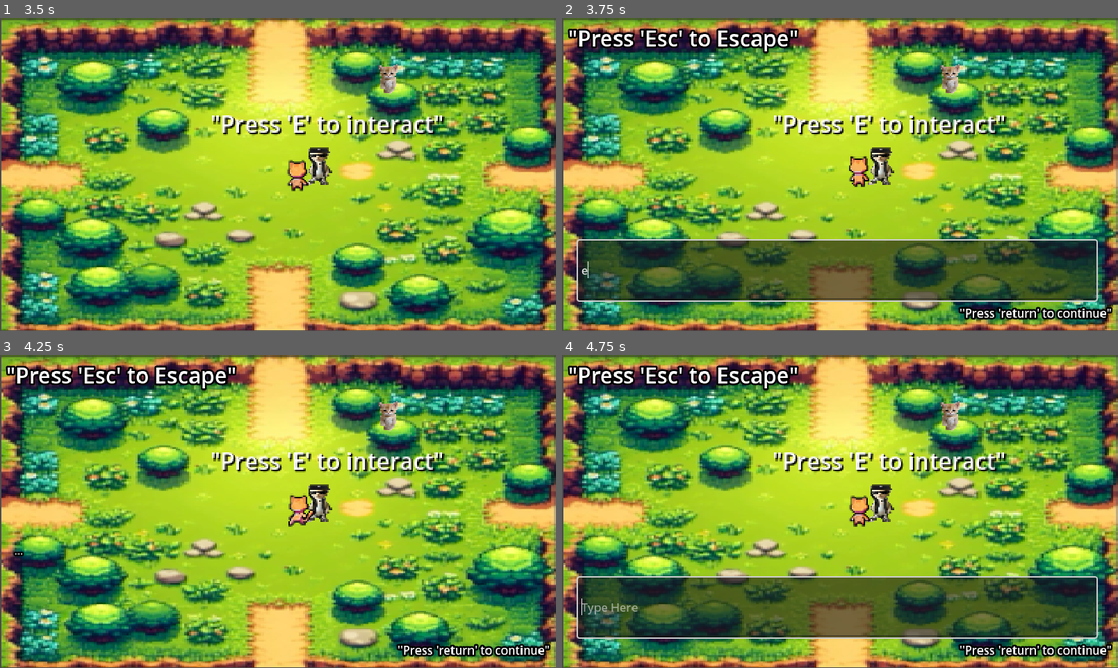
Above: before the commit, frames 1-4 (two rows, left to right).
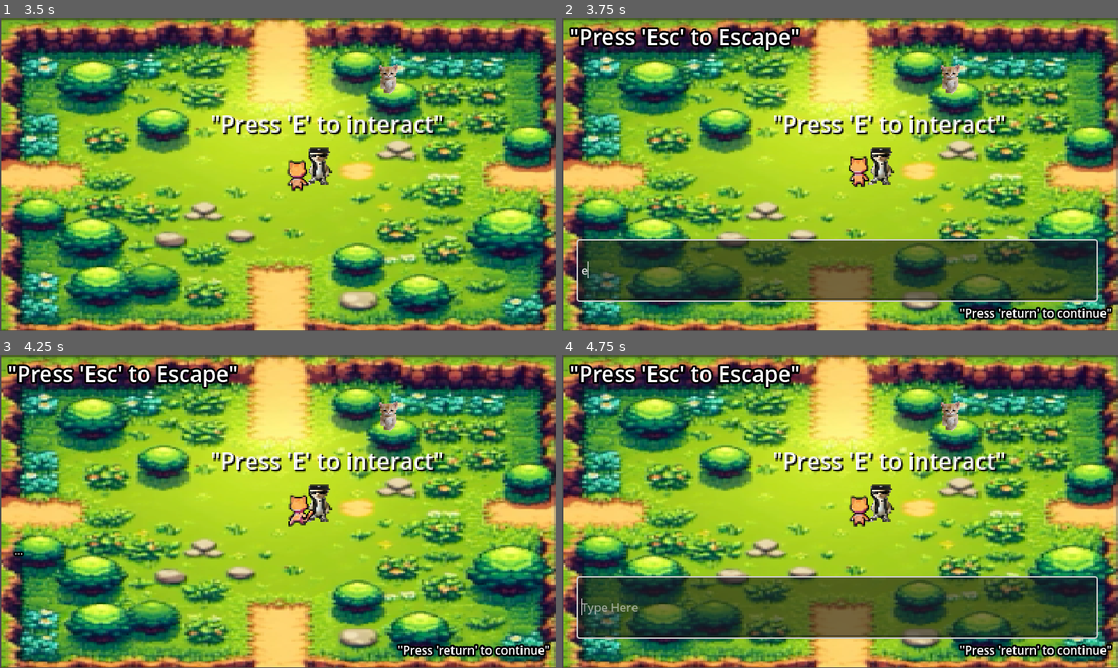
Above: after the commit, the same moments.

Repository: MinhTeeFresh/AIGame
Game: Godot game, scene res://scenes/world.tscn
Two runs of this game, one before a commit and one after it. Both use one fixed random seed, a clock stepped at 60 frames per second and the inputs below.
Inputs:
- Up to frame 1 (3.5 s): tap Enter (ui_accept) at 0.5, 0.77, 1.52, 3.02 s; hold Right (ui_right) 0.53-1.28 s; hold E (e_key) 0.53-1.28 s; hold Down (ui_down) 1.28-2.03 s; tap E (e_key) at 1.35, 2.85 s; hold Right (ui_right) 2.03-2.78 s; hold E (e_key) 2.03-2.78 s; hold Up (ui_up) from 2.78 s (still down)
- Up to frame 2 (3.75 s): tap E (e_key) at 3.5 s; release Up (ui_up) at 3.53 s; hold Left (ui_left) from 3.53 s (still down); hold E (e_key) from 3.53 s (still down)
- Up to frame 3 (4.25 s): keep holding Left (ui_left); keep holding E (e_key); tap Enter (ui_accept) at 3.77 s
- Up to frame 4 (4.75 s): keep holding Left (ui_left); release E (e_key) at 4.28 s; tap E (e_key) at 4.35 s; tap Enter (ui_accept) at 4.52 s

Frame 1 is identical in both runs. In frame 2, 1.6% of the frame differs, in the area x 1-43%, y 2-12%; in frame 3, 1.6%; in frame 4, 1.6%.

Commit message:
Add files via upload

Diff:
--- a/AIGame-master/GodotGames/scenes/world.tscn
+++ b/AIGame-master/GodotGames/scenes/world.tscn
@@ -55,10 +55,10 @@
 script = ExtResource("5_okymo")
 
 [node name="escapeinst" type="Label" parent="chat"]
-offset_left = 8.0
-offset_top = 6.0
-offset_right = 237.0
-offset_bottom = 59.0
+offset_left = 10.0
+offset_top = 4.0
+offset_right = 329.0
+offset_bottom = 57.0
 theme_override_colors/font_outline_color = Color(0, 0, 0, 1)
 theme_override_constants/outline_size = 10
 theme_override_font_sizes/font_size = 30
